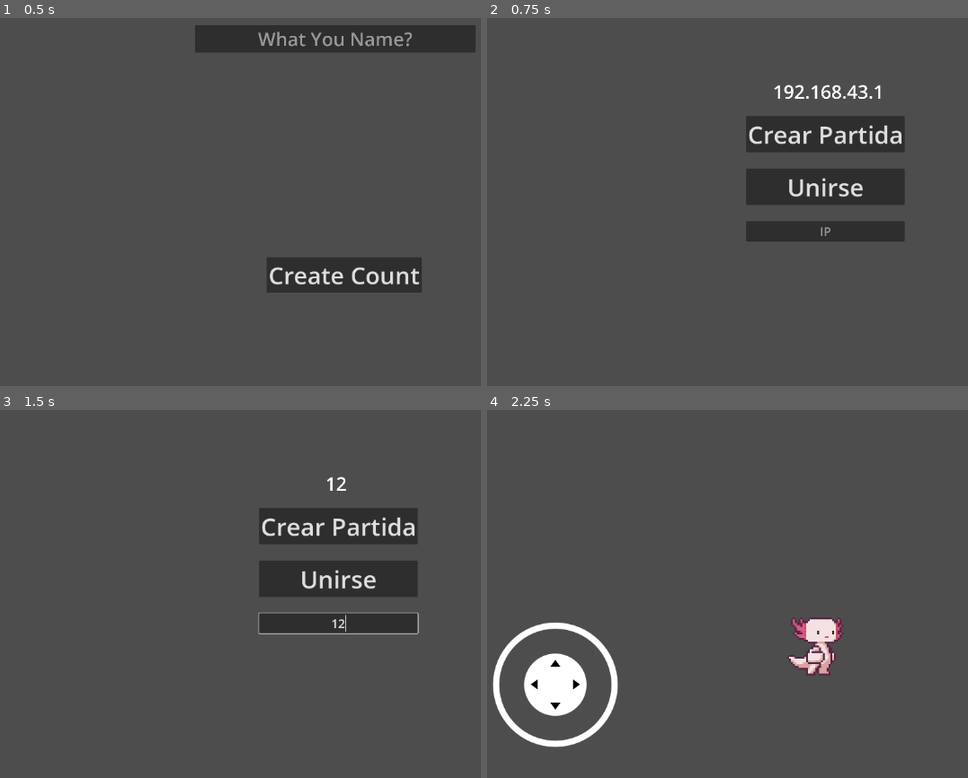
Above: before the commit, frames 1-4 (two rows, left to right).
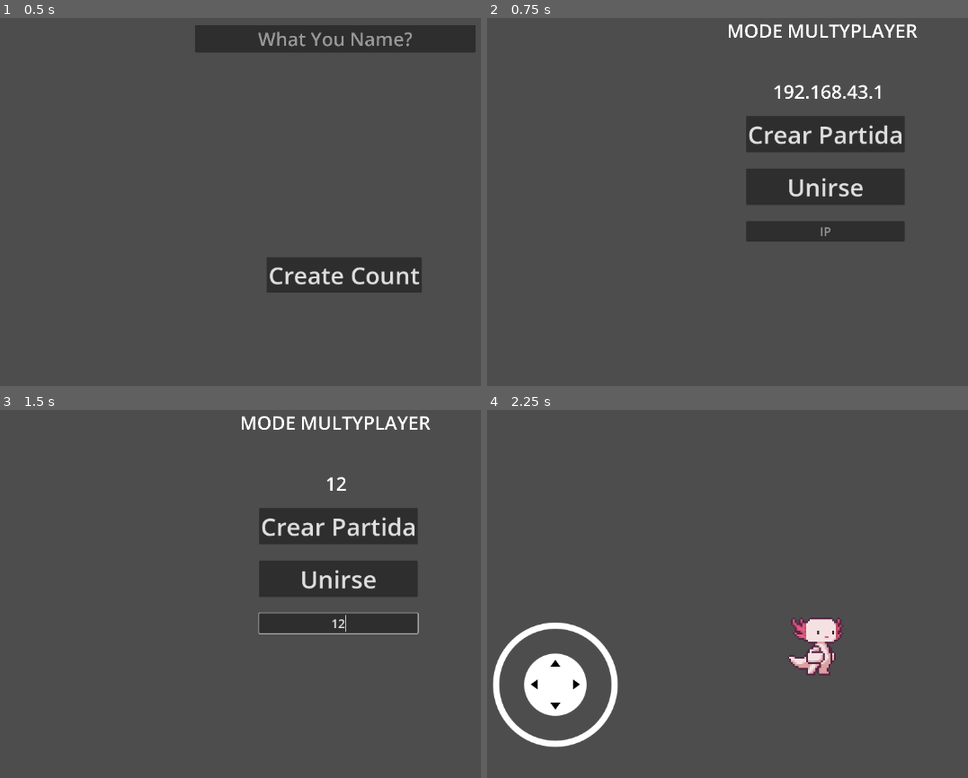
Above: after the commit, the same moments.

Repository: FelixGamerFG/Wasteland-Apocalypse-Zombies
Game: Godot game, scene res://scenes/menues/count.tscn
Two runs of this game, one before a commit and one after it. Both use one fixed random seed, a clock stepped at 60 frames per second and the inputs below. Before the commit the project starts from res://scenes/main_scene.tscn.
Inputs (mouse positions are in pixels of both pictures, inside the frame that each line leads up to):
- Up to frame 1 (0.5 s): no input
- Up to frame 2 (0.75 s): click "Create Count" at 0.5 s
- Up to frame 3 (1.5 s): click (336, 623) at 1.27 s; type "12" at 1.35 s
- Up to frame 4 (2.25 s): click "Crear Partida" at 2 s

Frame 1 is identical in both runs. In frame 2, 0.6% of the frame differs, in the area x 50-90%, y 1-6%; in frame 3, 0.6%; in frame 4, nothing differs.

Commit message:
Canbio de citio de cuenta
eh cambiado la pocicion de el creador de cuenta

Diff:
--- /dev/null
+++ b/Scripts/MainsST/count_scene.gd
@@ -0,0 +1,22 @@
+extends Node
+
+@onready var name_edit: LineEdit = $Control/NameEdit
+
+
+
+
+
+func _ready() -> void:
+	#verificar cuenta existente
+	if Data_Pj.datosJP.Nombre != "name_null":
+		get_tree().change_scene_to_file("res://scenes/main_scene.tscn")
+
+
+
+
+func _on_create_edit_pressed() -> void:
+	Data_Pj.datosJP.Nombre = name_edit.text
+	Data_Pj._save_data()
+	get_tree().change_scene_to_file("res://scenes/main_scene.tscn")
+
+	pass
--- a/Scripts/MainsST/main_scene.gd
+++ b/Scripts/MainsST/main_scene.gd
@@ -4,43 +4,20 @@
 @onready var multijugador_title: Label = $CanvasLayer/Control/MultijugadorTitle
 @onready var text_map: Label = $CanvasLayer/Control/textMap
 @onready var center_container: CenterContainer = $CanvasLayer/Control/CenterContainer
-@onready var create_edit: Button = $CanvasLayer/Control/CreateEdit
-@onready var name_edit: LineEdit = $CanvasLayer/Control/NameEdit
 @onready var menu: CanvasLayer = $CanvasLayer
 
 
-
 var peer : ENetMultiplayerPeer = ENetMultiplayerPeer.new()
-
 var IP_ADRESS = "localhost" #for gpa
 var PORT = 7777
 
 
 
 
-func _ready() -> void:
-
-	#verificar cuenta existente
-	if Data_Pj.datosJP.Nombre != "name_null":
-		text_map.visible = true
-		multijugador_title.visible = true
-		center_container.visible = true
-		name_edit.visible = false
-		create_edit.visible = false
-	else:
-		center_container.visible = false
-		name_edit.visible = true
-		text_map.visible = false
-		multijugador_title.visible = false
-
 func _process(delta: float) -> void:
 	text_map.text = IP_ADRESS
 	if Input.is_action_just_pressed("ui_accept"):
 		get_tree().reload_current_scene()
-
-
-	#sistema de iniciar cuenta
-
 
 
 
@@ -80,9 +57,6 @@
 func _on_create_edit_pressed() -> void:
 	text_map.visible = true
 	center_container.visible = true
-	name_edit.visible = false
-	create_edit.visible = false
-	Data_Pj.datosJP.Nombre = name_edit.text
 	Data_Pj._save_data()
 
 	pass
--- a/project.godot
+++ b/project.godot
@@ -11,7 +11,7 @@
 [application]
 
 config/name="Wasteland-Apocalypse-Zombies"
-run/main_scene="res://scenes/main_scene.tscn"
+run/main_scene="res://scenes/menues/count.tscn"
 config/features=PackedStringArray("4.3", "GL Compatibility")
 config/icon="res://icon.svg"
 
--- a/scenes/main_scene.tscn
+++ b/scenes/main_scene.tscn
@@ -21,7 +21,6 @@
 offset_bottom = 40.0
 
 [node name="CenterContainer" type="CenterContainer" parent="CanvasLayer/Control"]
-visible = false
 layout_mode = 1
 anchors_preset = 15
 anchor_right = 1.0
@@ -56,30 +55,7 @@
 placeholder_text = "IP"
 alignment = 1
 
-[node name="NameEdit" type="LineEdit" parent="CanvasLayer/Control"]
-layout_mode = 0
-offset_left = 353.0
-offset_top = 68.0
-offset_right = 1853.0
-offset_bottom = 213.0
-scale = Vector2(0.3, 0.3)
-theme_override_font_sizes/font_size = 100
-placeholder_text = "What You Name?"
-alignment = 1
-
-[node name="CreateEdit" type="Button" parent="CanvasLayer/Control"]
-layout_mode = 0
-offset_left = 468.0
-offset_top = 441.0
-offset_right = 886.0
-offset_bottom = 537.0
-scale = Vector2(0.595, 0.595)
-size_flags_horizontal = 0
-theme_override_font_sizes/font_size = 64
-text = "Create Count"
-
 [node name="textMap" type="Label" parent="CanvasLayer/Control"]
-visible = false
 layout_mode = 0
 offset_left = 499.0
 offset_top = 154.0
@@ -91,7 +67,6 @@
 horizontal_alignment = 1
 
 [node name="MultijugadorTitle" type="Label" parent="CanvasLayer/Control"]
-visible = false
 layout_mode = 0
 offset_left = 425.0
 offset_top = 56.0
@@ -113,4 +88,3 @@
 
 [connection signal="pressed" from="CanvasLayer/Control/CenterContainer/VBoxContainer/host" to="." method="_on_host_pressed"]
 [connection signal="pressed" from="CanvasLayer/Control/CenterContainer/VBoxContainer/join" to="." method="_on_join_pressed"]
-[connection signal="pressed" from="CanvasLayer/Control/CreateEdit" to="." method="_on_create_edit_pressed"]
--- /dev/null
+++ b/scenes/menues/count.tscn
@@ -0,0 +1,36 @@
+[gd_scene load_steps=2 format=3 uid="uid://d17buy7u68rvx"]
+
+[ext_resource type="Script" path="res://Scripts/MainsST/count_scene.gd" id="1_vqmxk"]
+
+[node name="Count" type="Node"]
+script = ExtResource("1_vqmxk")
+
+[node name="Control" type="Control" parent="."]
+layout_mode = 3
+anchors_preset = 0
+offset_right = 40.0
+offset_bottom = 40.0
+
+[node name="NameEdit" type="LineEdit" parent="Control"]
+layout_mode = 0
+offset_left = 353.0
+offset_top = 68.0
+offset_right = 1853.0
+offset_bottom = 213.0
+scale = Vector2(0.3, 0.3)
+theme_override_font_sizes/font_size = 100
+placeholder_text = "What You Name?"
+alignment = 1
+
+[node name="CreateEdit" type="Button" parent="Control"]
+layout_mode = 0
+offset_left = 468.0
+offset_top = 441.0
+offset_right = 886.0
+offset_bottom = 537.0
+scale = Vector2(0.595, 0.595)
+size_flags_horizontal = 0
+theme_override_font_sizes/font_size = 64
+text = "Create Count"
+
+[connection signal="pressed" from="Control/CreateEdit" to="." method="_on_create_edit_pressed"]
